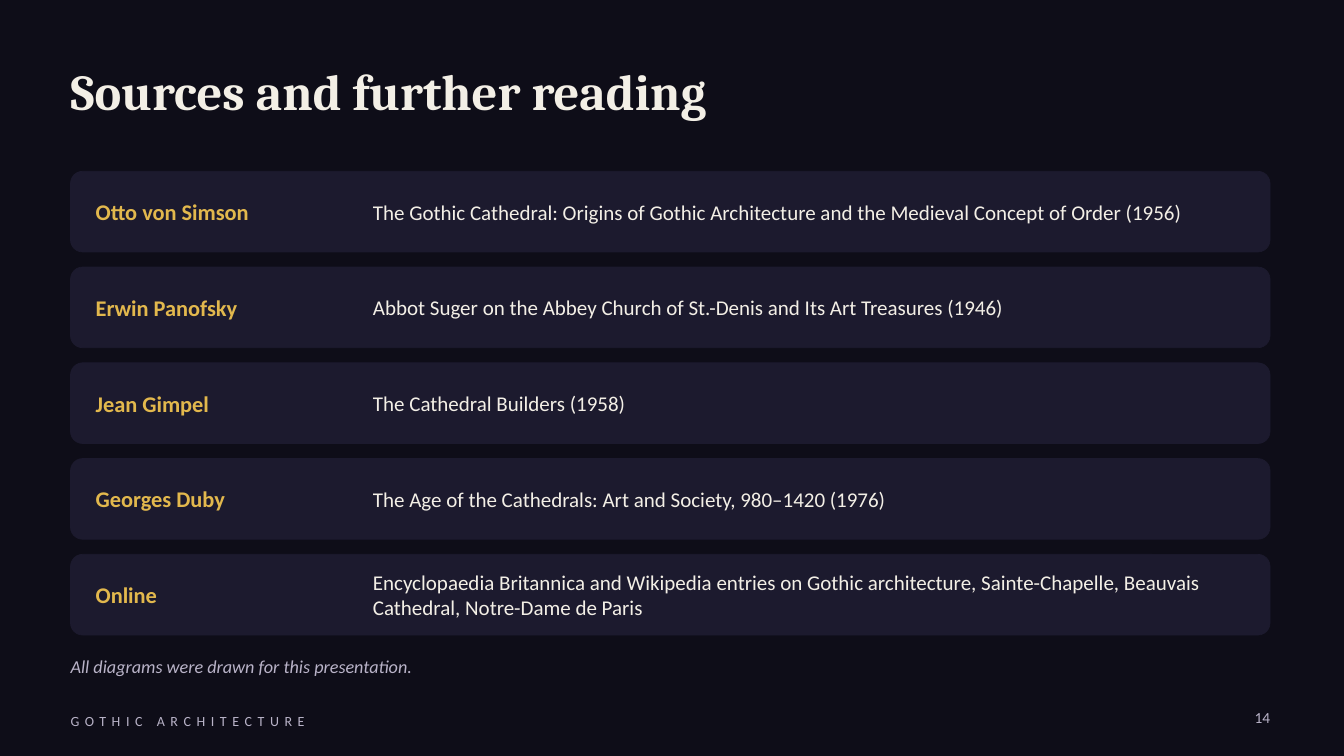
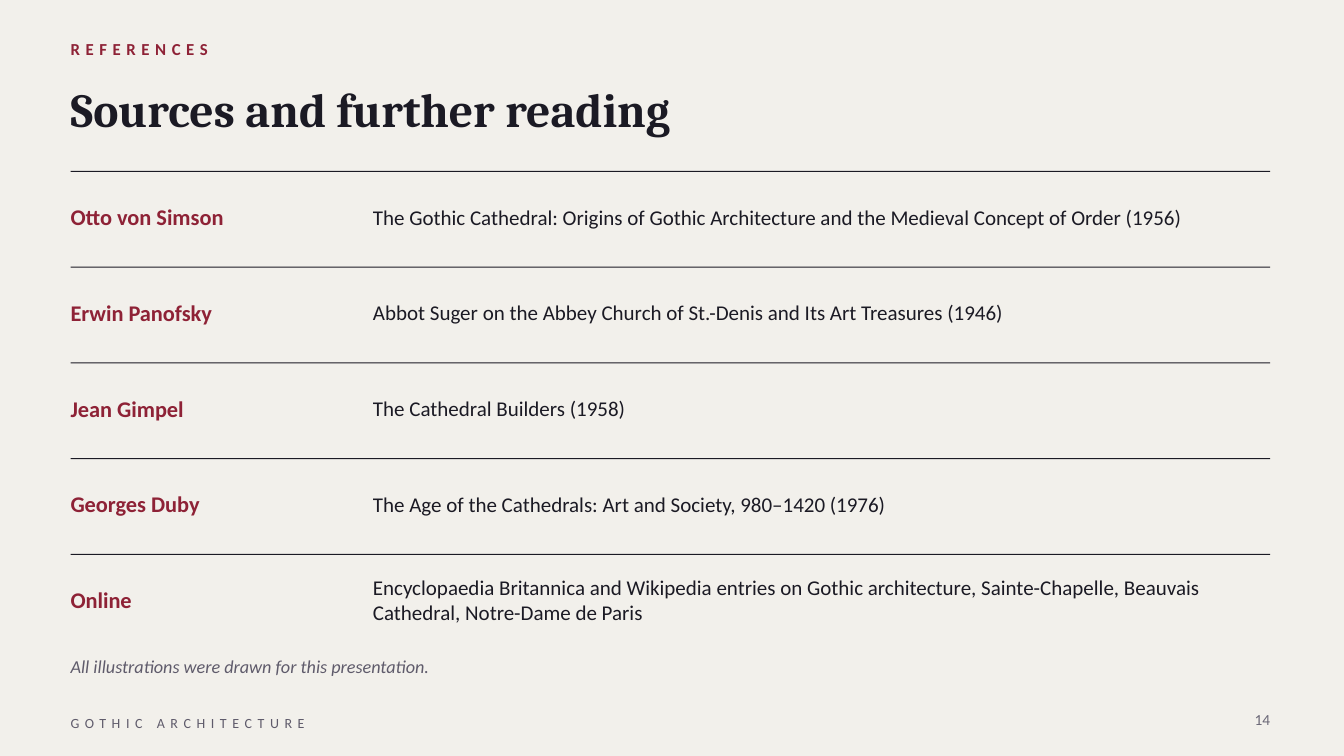
Before and after one commit to RostomKaroui/Claude, a slide deck: slide 14 of gothic-architecture/Gothic_Architecture.pptx. Drawn at 1344x756 pixels with LibreOffice and Linux fonts; fonts in the diff are those of the drawing; background and template pictures are left out. Boxes give left, top, right and bottom in pixels: in the first picture for what was removed or moved away, otherwise in the second. Text is boxed around its words. In the diff, an @@ line names an element or a change of style, - is before the commit and + after.

```diff
--- a/gothic-architecture/Gothic_Architecture.pptx
+++ b/gothic-architecture/Gothic_Architecture.pptx
@@ background picture (left out) to #F2F0EB @@
@@ text added at (71, 44, 208, 55), 12 pt, text #8E2236, bold @@
+REFERENCES
@@ title "Sources and further reading": place and size @@
-title "Sources and further reading" at (71, 74, 707, 121)
+title "Sources and further reading" at (71, 93, 670, 138)
@@ title "Sources and further reading" at (71, 93, 670, 138): size 36 to 34 pt, text colour #F3EFE6 to #1B1A24 @@
@@ rounded rectangle removed at (71, 171, 1270, 252) @@
@@ line added from (71, 171) to (1270, 171), #1B1A24 0.75 pt @@
@@ text "Otto von Simson": place and size @@
-text "Otto von Simson" at (96, 204, 249, 220)
+text "Otto von Simson" at (71, 209, 223, 225)
@@ rounded rectangle removed at (71, 267, 1270, 348) @@
@@ line added from (71, 267) to (1270, 267), #1B1A24 0.75 pt @@
@@ text "Erwin Panofsky": place and size @@
-text "Erwin Panofsky" at (96, 300, 237, 320)
+text "Erwin Panofsky" at (71, 305, 212, 325)
@@ text "Jean Gimpel": place and size @@
-text "Jean Gimpel" at (96, 396, 208, 416)
+text "Jean Gimpel" at (71, 401, 183, 421)
@@ rounded rectangle removed at (71, 363, 1270, 444) @@
@@ line added from (71, 363) to (1270, 363), #1B1A24 0.75 pt @@
@@ text colour #E2B84D to #8E2236 in 5 elements at (71, 209, 223, 225), (71, 592, 132, 608), (71, 305, 212, 325), (71, 401, 183, 421), (71, 496, 200, 516) @@
@@ text "Georges Duby": place and size @@
-text "Georges Duby" at (96, 491, 225, 511)
+text "Georges Duby" at (71, 496, 200, 516)
@@ rounded rectangle removed at (71, 459, 1270, 539) @@
@@ line added from (71, 459) to (1270, 459), #1B1A24 0.75 pt @@
@@ text colour #F3EFE6 to #1B1A24 in 5 elements at (373, 580, 1199, 623), (373, 210, 1181, 229), (373, 305, 1002, 324), (373, 401, 625, 419), (373, 497, 885, 516) @@
@@ text "Online": place and size @@
-text "Online" at (96, 587, 157, 603)
+text "Online" at (71, 592, 132, 608)
@@ rounded rectangle removed at (71, 555, 1270, 635) @@
@@ line added from (71, 555) to (1270, 555), #1B1A24 0.75 pt @@
@@ text at (71, 660, 429, 676): text changed; text colour #B9B3C8 to #5F5B6B @@
-All diagrams were drawn for this presentation.
+All illustrations were drawn for this presentation.
@@ text "GOTHIC ARCHITECTURE" at (71, 719, 143, 728): text colour #B9B3C8 to #5F5B6B @@
@@ page number at (1255, 715, 1271, 725): text colour #B9B3C8 to #6B6877 @@
```
Also in this commit, not shown: 13 other slides changed, 2 other files.
